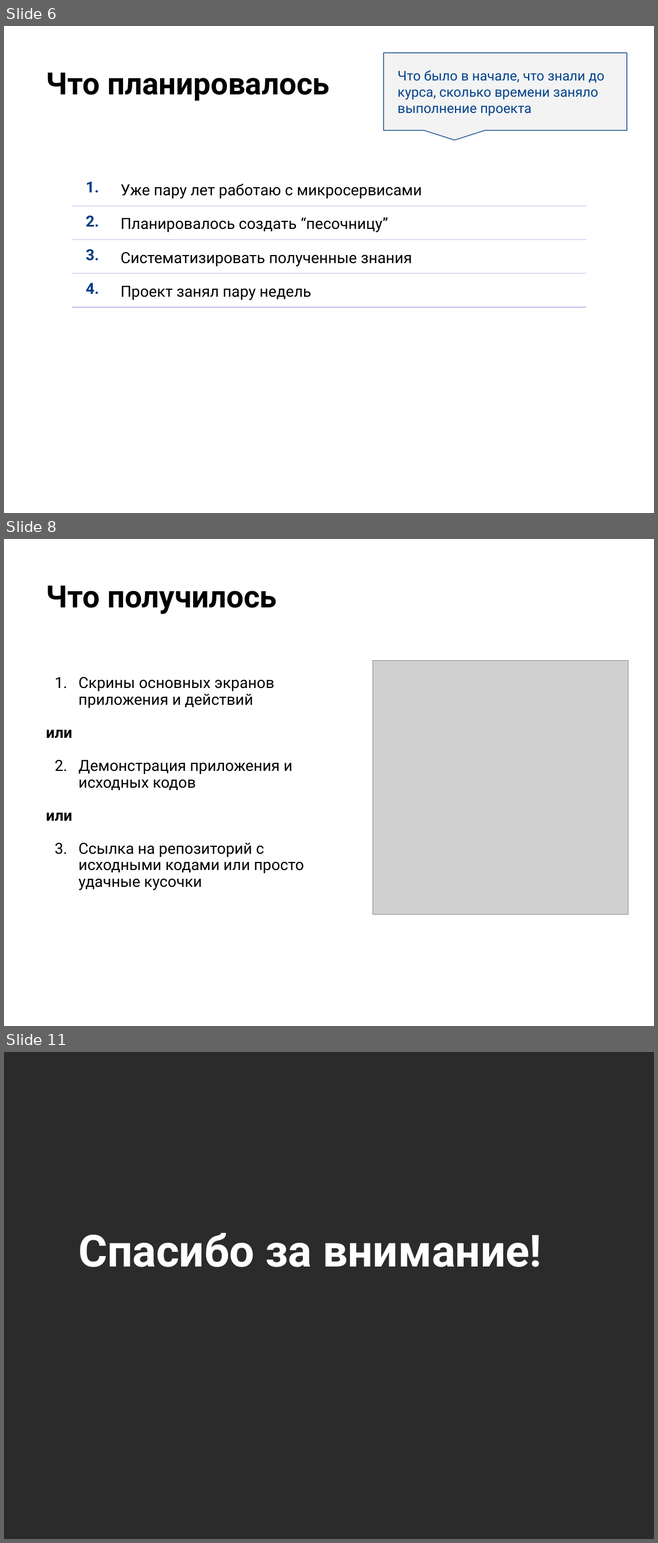
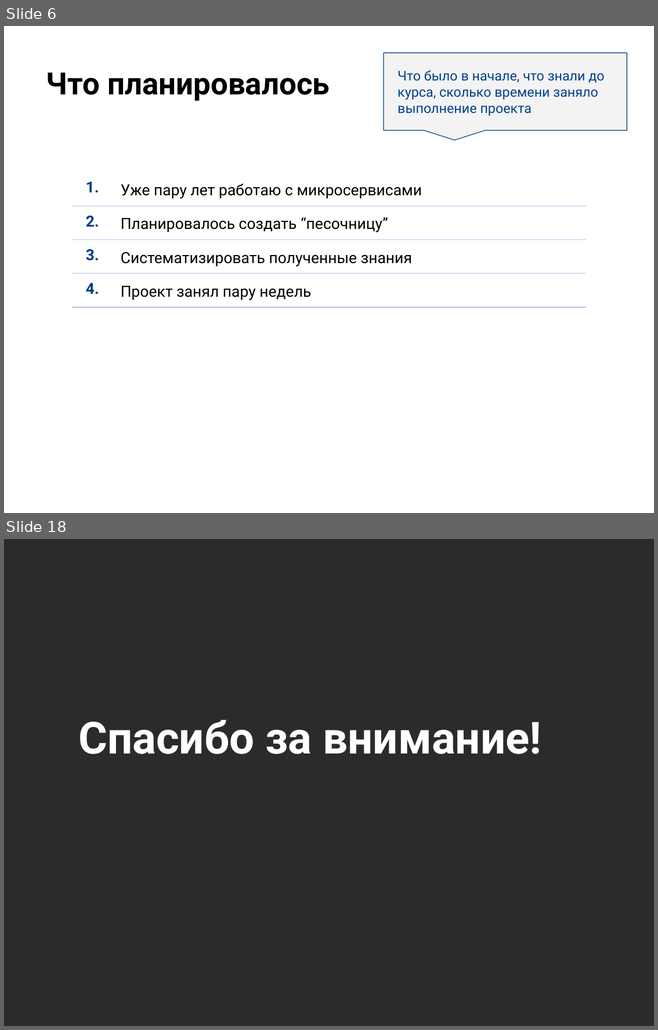
Before and after one commit to christina-gorina/microservices-otus-study, a slide deck: final/marketplace-orders/files/presentation/Презентация.pptx. Shown one above the other, each under a label of ours: slides 6, 8 and 11 before the commit, slides 6 and 18 after it; the slides between them are not shown. The pictures are 658x1543 and 658x1030 pixels, drawn with LibreOffice and Linux fonts; fonts in the diff are those of the drawing; grey boxes stand for pictures; background and template pictures are left out; a plain dark background stands for a picture behind light text. Boxes give left, top, right and bottom in pixels: in the first picture for what was removed or moved away, otherwise in the second. Text is boxed around its words. In the diff, an @@ line names an element or a change of style, - is before the commit and + after.

```diff
--- a/final/marketplace-orders/files/presentation/Презентация.pptx
+++ b/final/marketplace-orders/files/presentation/Презентация.pptx
@@ slide 8 removed at [4,539,654,1026], background picture (left out) @@
@@ title removed at [46,585,277,614] @@
-Что получилось
@@ picture removed at [372,660,628,914] @@
@@ text removed at [46,677,304,890] @@
-1. Скрины основных экранов приложения и действий
-или
-1. Демонстрация приложения и исходных кодов
-или
-1. Ссылка на репозиторий с исходными кодами или просто удачные кусочки
@@ what was slide 11 is now slide 18 @@
```
Also in this commit, not shown: 3 slides changed, 9 slides added, 9 other slides removed, 2 other files.
